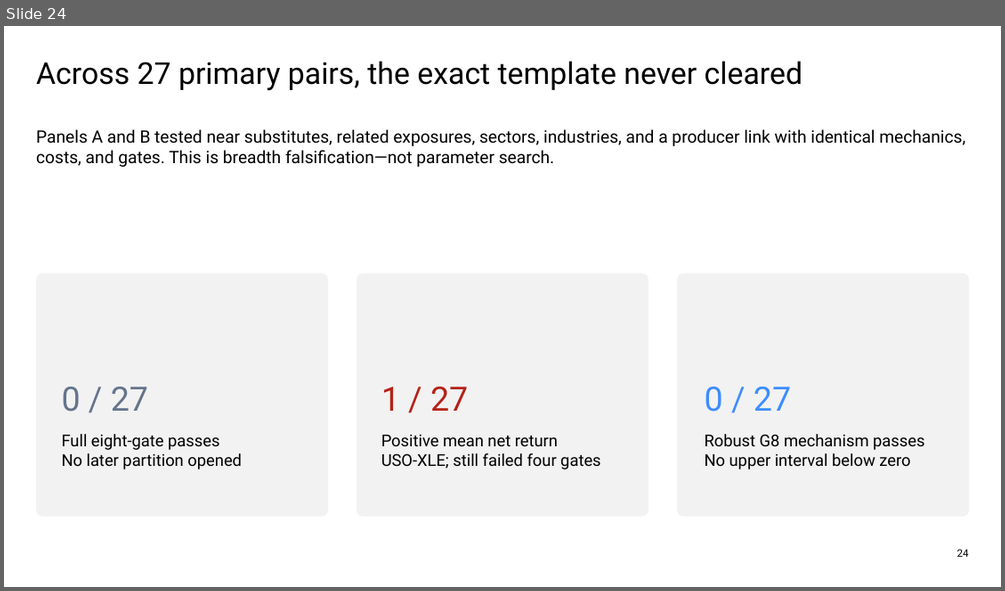
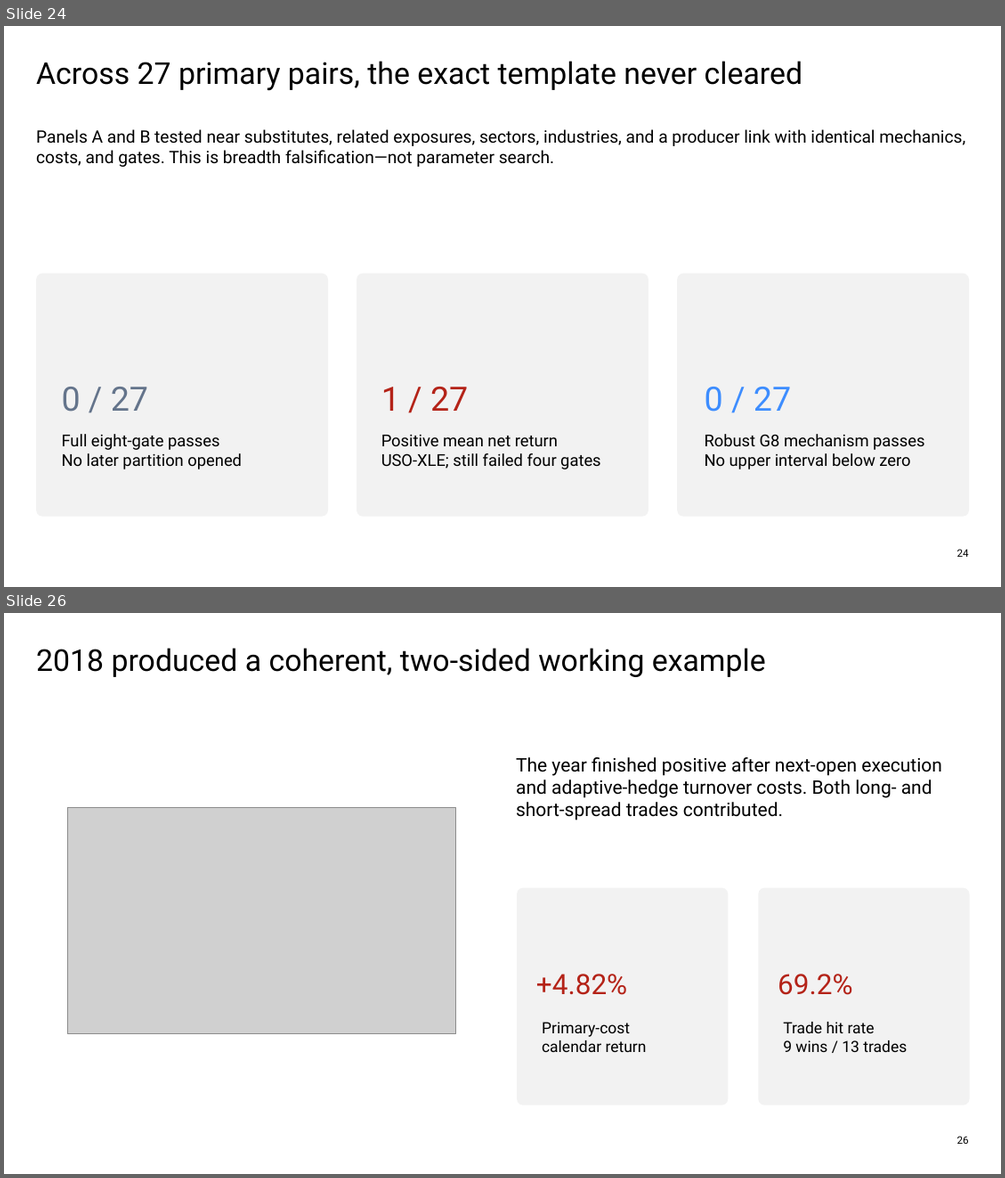
Before and after one commit to Francisc0Franc0/Time-Series-Modeling-Gen5, a slide deck: presentations/gen5_lit_mr_02_1_bollinger_evidence.pptx. Shown one above the other, each under a label of ours: slide 24 before the commit, slides 24 and 26 after it; the slides between them are not shown. The pictures are 1005x591 and 1005x1178 pixels, drawn with LibreOffice and Linux fonts; fonts in the diff are those of the drawing; grey boxes stand for pictures. Boxes give left, top, right and bottom in pixels: in the first picture for what was removed or moved away, otherwise in the second. Text is boxed around its words. In the diff, an @@ line names an element or a change of style, - is before the commit and + after.

Commit message:
Add LIT-MR-02.1 positive-control case studies

```diff
--- a/presentations/gen5_lit_mr_02_1_bollinger_evidence.pptx
+++ b/presentations/gen5_lit_mr_02_1_bollinger_evidence.pptx
@@ slide 26 added at <box>4,613,1001,1174</box>, background #FFFFFF @@
@@ text added at <box>36,648,766,677</box>, 29 pt, text #000000 @@
+2018 produced a coherent, two-sided working example
@@ text added at <box>516,757,942,820</box>, 18 pt, text #000000 @@
+The year finished positive after next-open execution and adaptive-hedge turnover costs. Both long- and short-spread trades contributed.
@@ picture added at <box>67,807,455,1034</box> @@
@@ rounded rectangle added at <box>517,887,728,1105</box>, fill #F2F2F2 @@
@@ rounded rectangle added at <box>759,887,970,1105</box>, fill #F2F2F2 @@
@@ text added at <box>536,973,627,995</box>, 27 pt, text #B42318 @@
++4.82%
@@ text added at <box>777,973,852,995</box>, 27 pt, text #B42318 @@
+69.2%
@@ text added at <box>542,1022,647,1052</box>, 15 pt, text #000000 @@
+Primary-cost
+calendar return
@@ text added at <box>783,1022,906,1052</box>, 15 pt, text #000000 @@
+Trade hit rate
+9 wins / 13 trades
@@ text added at <box>957,1135,969,1143</box>, 10 pt, text #000000 @@
+26
```
Also in this commit, not shown: 8 other slides added, 1 slide removed, 9 other files.
